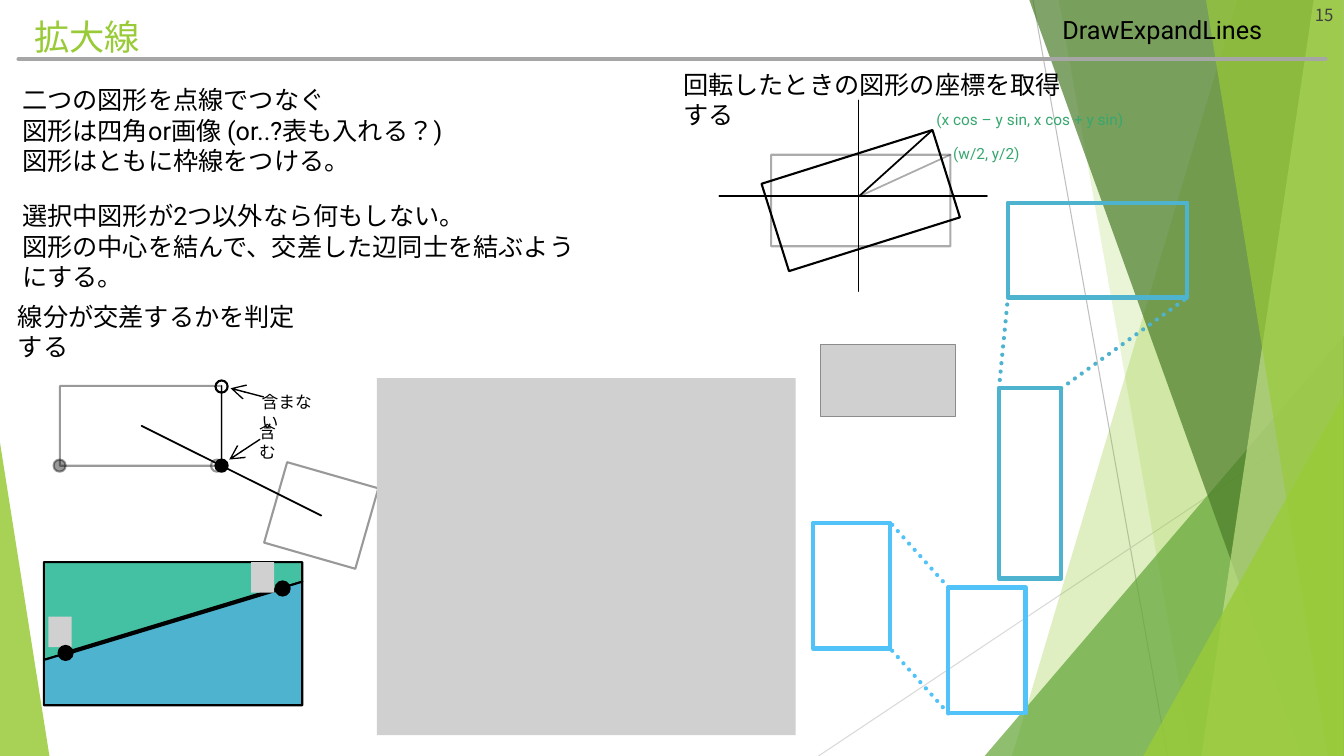
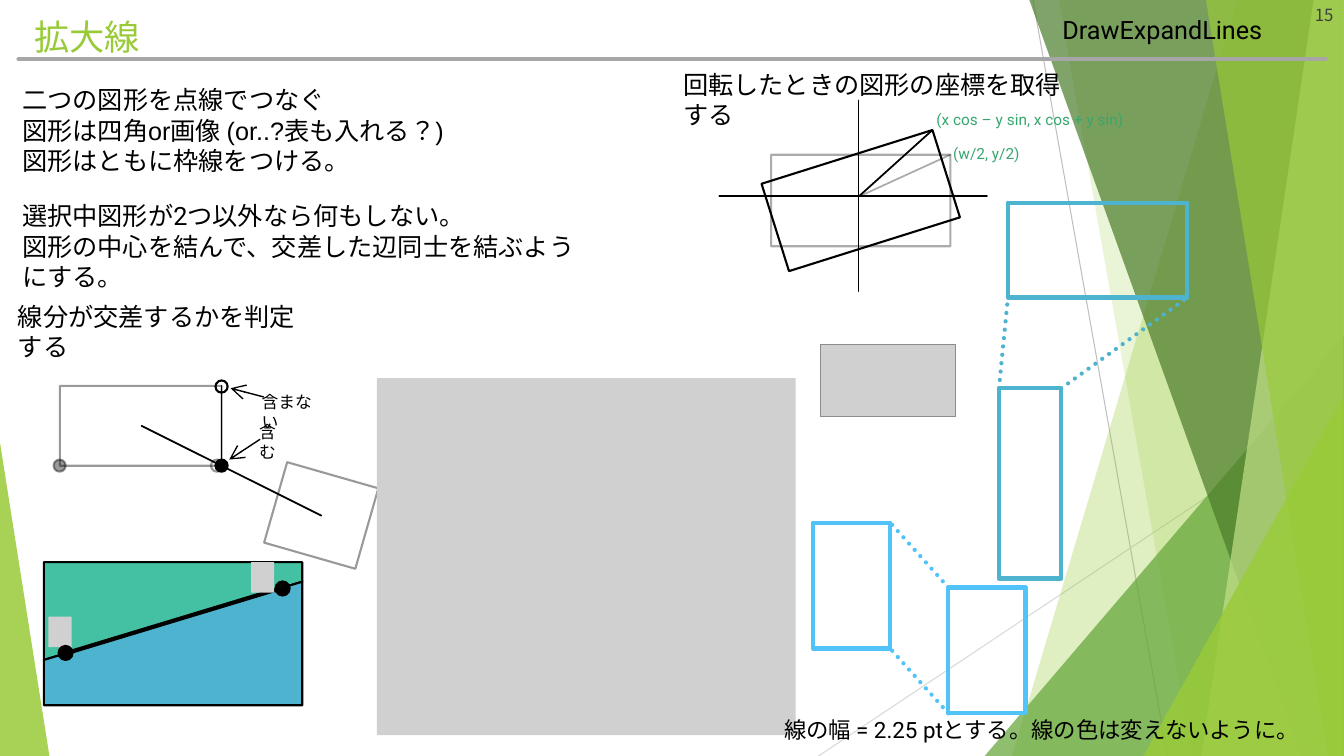
Before and after one commit to hitsuji-ga-u/pawapo, a slide deck: slide 15 of slide/customUI_debug.pptm. Drawn at 1344x756 pixels with LibreOffice and Linux fonts; fonts in the diff are those of the drawing; grey boxes stand for pictures. Boxes give left, top, right and bottom in pixels: in the first picture for what was removed or moved away, otherwise in the second. Text is boxed around its words. In the diff, an @@ line names an element or a change of style, - is before the commit and + after.

```diff
--- a/slide/customUI_debug.pptm
+++ b/slide/customUI_debug.pptm
@@ text "二つの図形を点線でつなぐ" at (x1=22, y1=87, x2=444, y2=172): font Roboto to Arial @@
@@ text added at (x1=784, y1=716, x2=1299, y2=744), 16 pt, text #000000 @@
+線の幅 = 2.25 ptとする。線の色は変えないように。
```
Also in this commit, not shown: 2 other slides changed, 4 other files.
